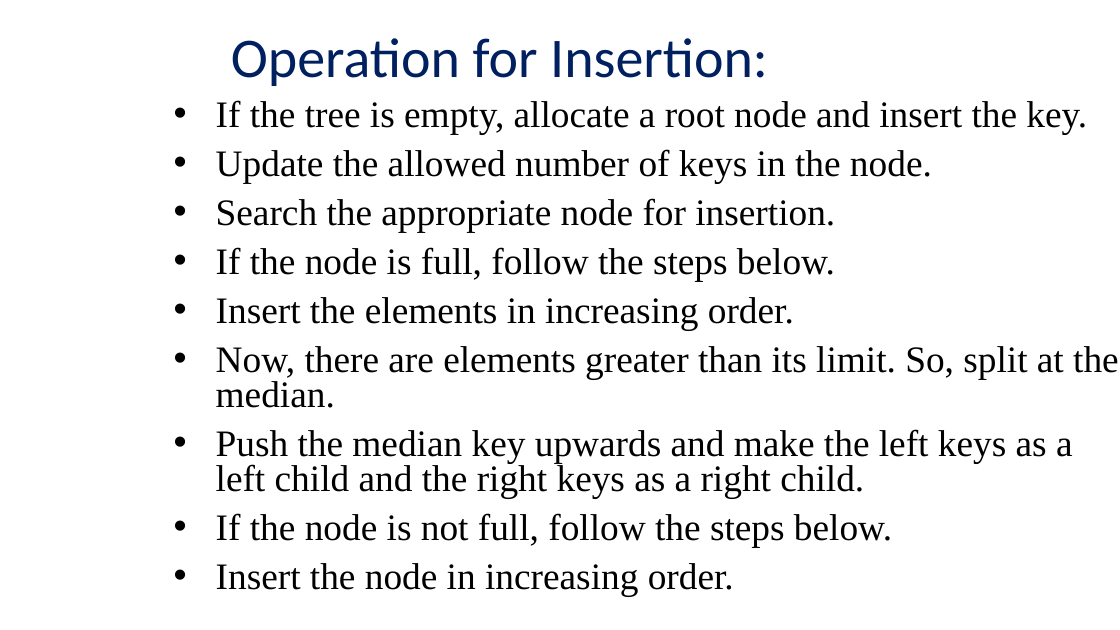
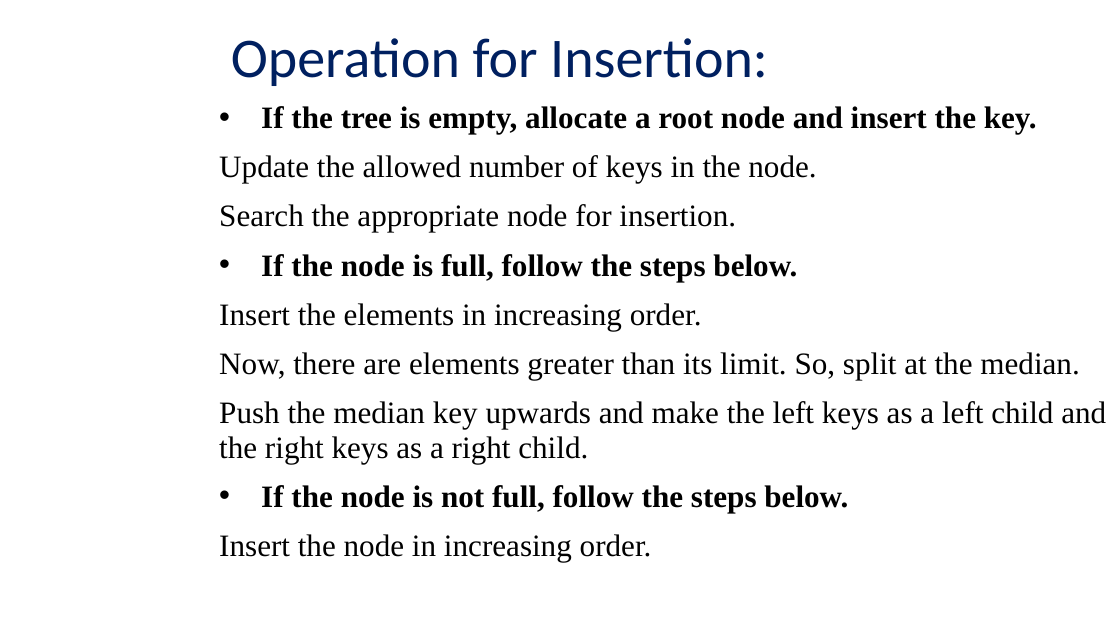
Before and after one commit to viettungvuong/Seminar, a slide deck: slide 30 of Seminar.pptx. Drawn at 1120x630 pixels with LibreOffice and Linux fonts; fonts in the diff are those of the drawing; background and template pictures are left out. Boxes give left, top, right and bottom in pixels: in the first picture for what was removed or moved away, otherwise in the second. Text is boxed around its words. In the diff, an @@ line names an element or a change of style, - is before the commit and + after.

```diff
--- a/Seminar.pptx
+++ b/Seminar.pptx
@@ text "If the tree is empty, ..." at (x1=219, y1=106, x2=1106, y2=561): size 24 to 20 pt; bold on in "If the tree is empty, allocate a ...", "If the node is full, follow the ...", "If the node is not full, follow ..."; bullet • to none @@
```
